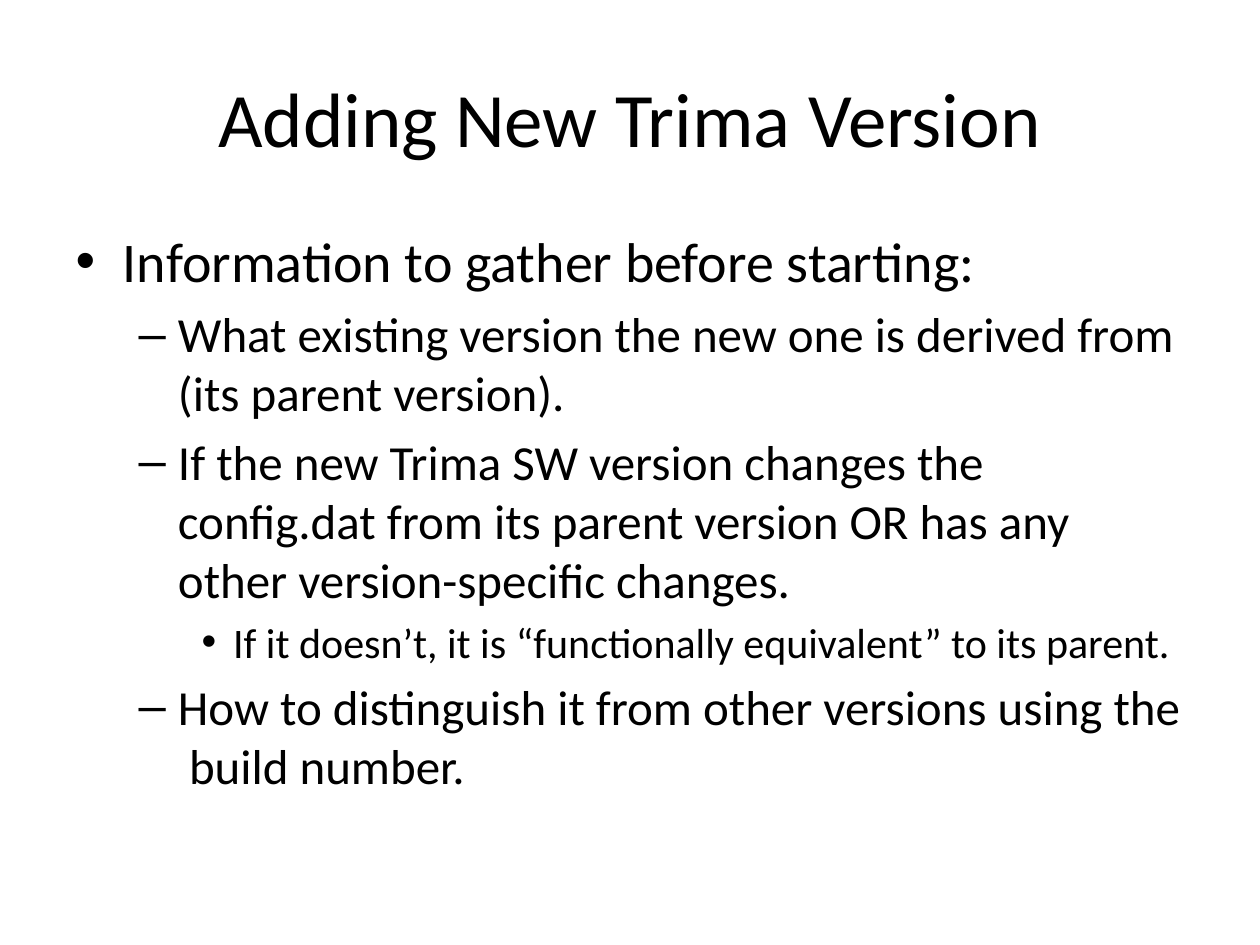
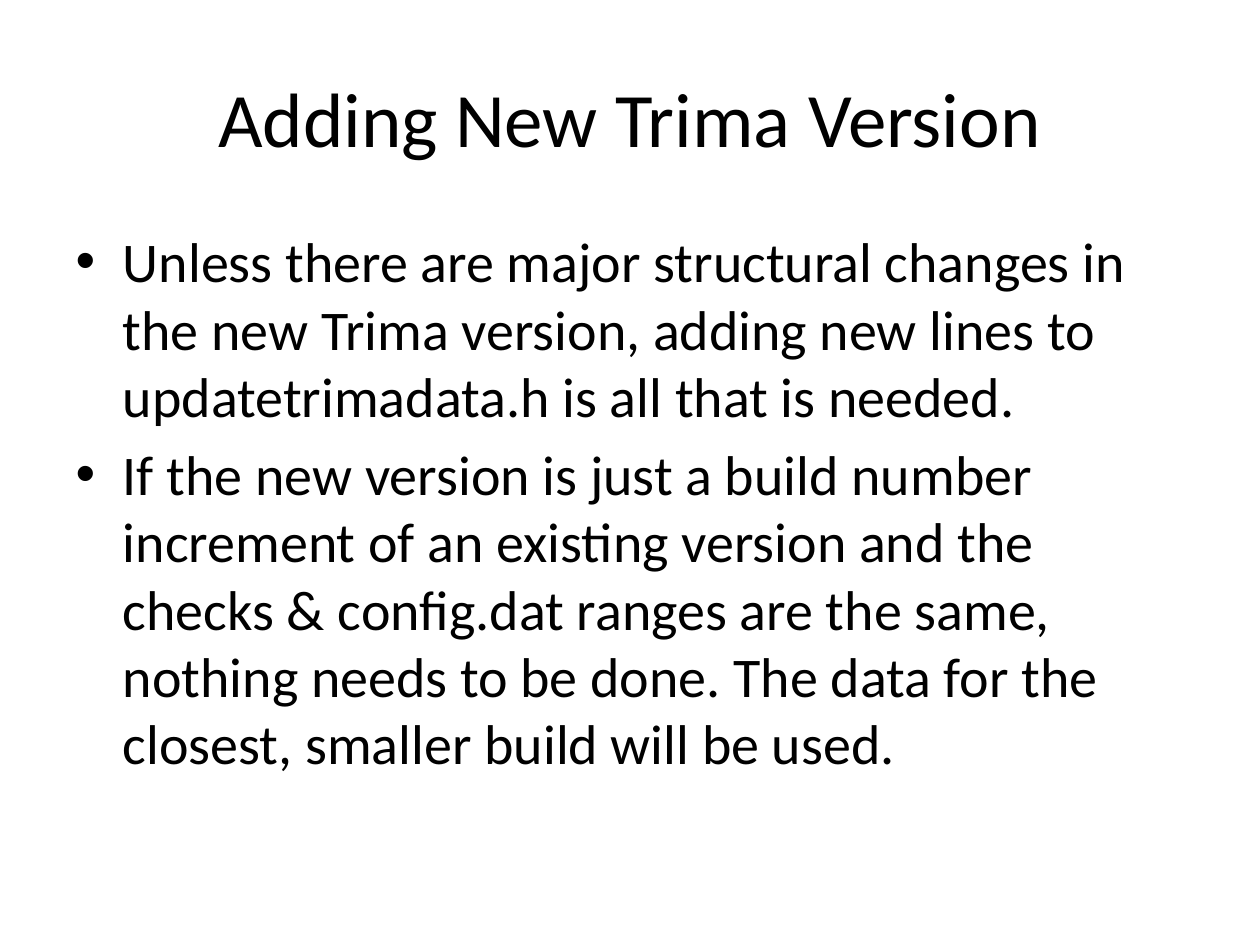
Before and after one commit to ebadusb/Install, a slide deck: slide 8 of Trima Install Scripts.pptx (slide 7 before the commit). Drawn at 1260x945 pixels with LibreOffice and Linux fonts; fonts in the diff are those of the drawing. Boxes give left, top, right and bottom in pixels: in the first picture for what was removed or moved away, otherwise in the second. Text is boxed around its words. In the diff, an @@ line names an element or a change of style, - is before the commit and + after.

```diff
--- a/Trima Install Scripts.pptx
+++ b/Trima Install Scripts.pptx
@@ background #D2D2D2 to #FFFFFF @@
@@ text at (x1=123, y1=243, x2=1124, y2=771): text changed; size 28 to 32 pt @@
-• Information to gather before starting:
-  – What existing version the new one is derived from (its parent version).
-  – If the new Trima SW version changes the config.dat from its parent version OR has any other version-specific changes.
-    • If it doesn’t, it is “functionally equivalent” to its parent.
-  – How to distinguish it from other versions using the build number.
+• Unless there are major structural changes in the new Trima version, adding new lines to updatetrimadata.h is all that is needed.
+• If the new version is just a build number increment of an existing version and the checks & config.dat ranges are the same, nothing needs to be done. The data for the closest, smaller build will be used.
```
Also in this commit, not shown: 8 other slides changed, 3 slides removed.
